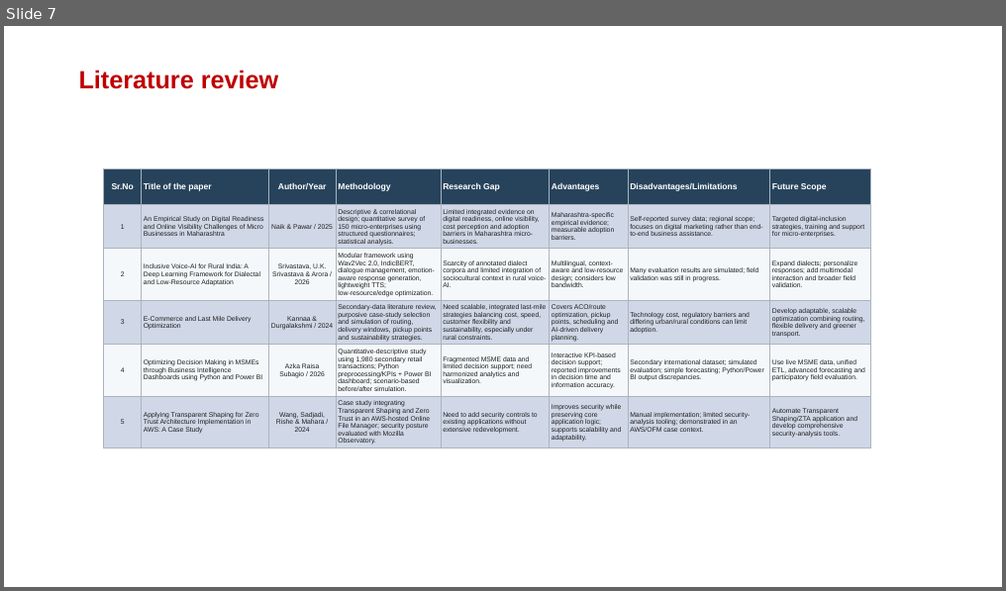
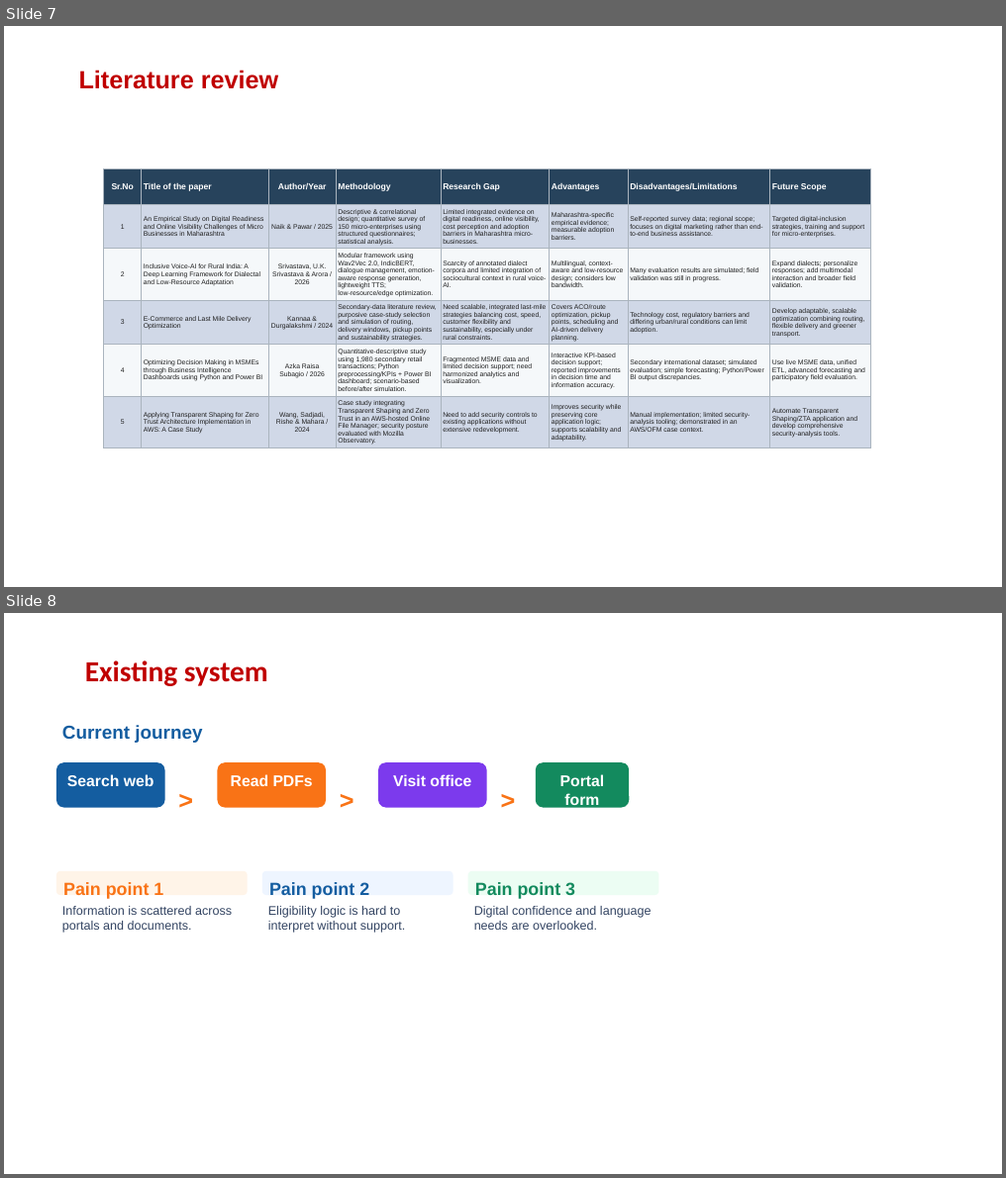
Before and after one commit to rangeshsha-Rookie/VyaparMarg, a slide deck: VyaparMarg_Project_Presentation.pptx. Shown one above the other, each under a label of ours: slide 7 before the commit, slides 7 and 8 after it. The pictures are 1006x591 and 1006x1178 pixels, drawn with LibreOffice and Linux fonts; fonts in the diff are those of the drawing; background and template pictures are left out. Boxes give left, top, right and bottom in pixels: in the first picture for what was removed or moved away, otherwise in the second. Text is boxed around its words. In the diff, an @@ line names an element or a change of style, - is before the commit and + after.

```diff
--- a/VyaparMarg_Project_Presentation.pptx
+++ b/VyaparMarg_Project_Presentation.pptx
@@ slide 8 added at box(4, 613, 1002, 1174), background picture (left out) @@
@@ title added at box(85, 661, 268, 686), 28 pt, text #C00000, bold @@
+Existing system
@@ text added at box(62, 725, 202, 743), 18 pt, text #145DA0, bold @@
+Current journey
@@ rounded rectangle added at box(56, 762, 165, 808), fill #145DA0, 15 pt, text #FFFFFF, bold @@
+Search web
@@ right arrow added at box(168, 771, 210, 798), 24 pt, text #F97316, bold @@
+>
@@ rounded rectangle added at box(218, 762, 326, 808), fill #F97316, 15 pt, text #FFFFFF, bold @@
+Read PDFs
@@ right arrow added at box(330, 771, 371, 798), 24 pt, text #F97316, bold @@
+>
@@ rounded rectangle added at box(378, 762, 487, 808), fill #7C3AED, 15 pt, text #FFFFFF, bold @@
+Visit office
@@ right arrow added at box(491, 771, 532, 798), 24 pt, text #F97316, bold @@
+>
@@ rounded rectangle added at box(536, 762, 629, 808), fill #138A5E, 15 pt, text #FFFFFF, bold @@
+Portal form
@@ rounded rectangle added at box(56, 871, 248, 895), fill #FFF4E8, 17 pt, text #F97316, bold @@
+Pain point 1
@@ rounded rectangle added at box(262, 871, 453, 895), fill #EEF5FF, 17 pt, text #145DA0, bold @@
+Pain point 2
@@ rounded rectangle added at box(468, 871, 659, 895), fill #ECFDF3, 17 pt, text #138A5E, bold @@
+Pain point 3
@@ text added at box(62, 906, 232, 933), 12 pt, text #344563 @@
+Information is scattered across portals and documents.
@@ text added at box(268, 906, 405, 933), 12 pt, text #344563 @@
+Eligibility logic is hard to interpret without support.
@@ text added at box(474, 906, 651, 930), 12 pt, text #344563 @@
+Digital confidence and language needs are overlooked.
```
Also in this commit, not shown: 1 slide changed, 8 other slides added, 9 slides removed, 5 other files.
